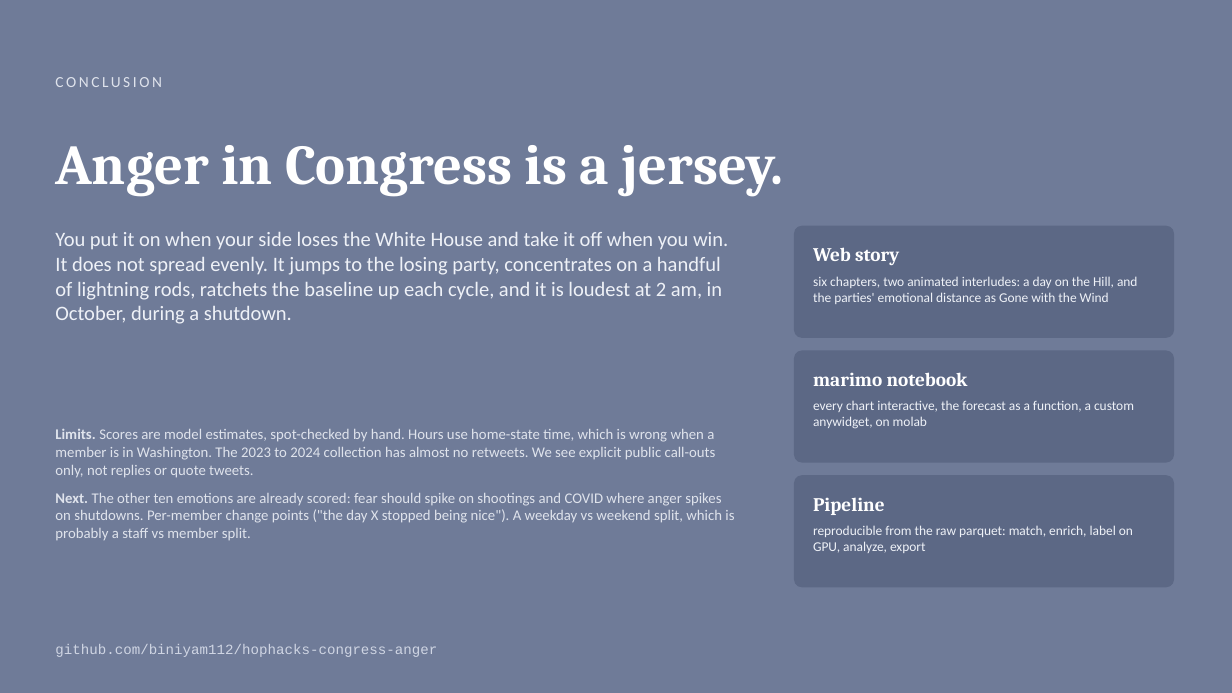
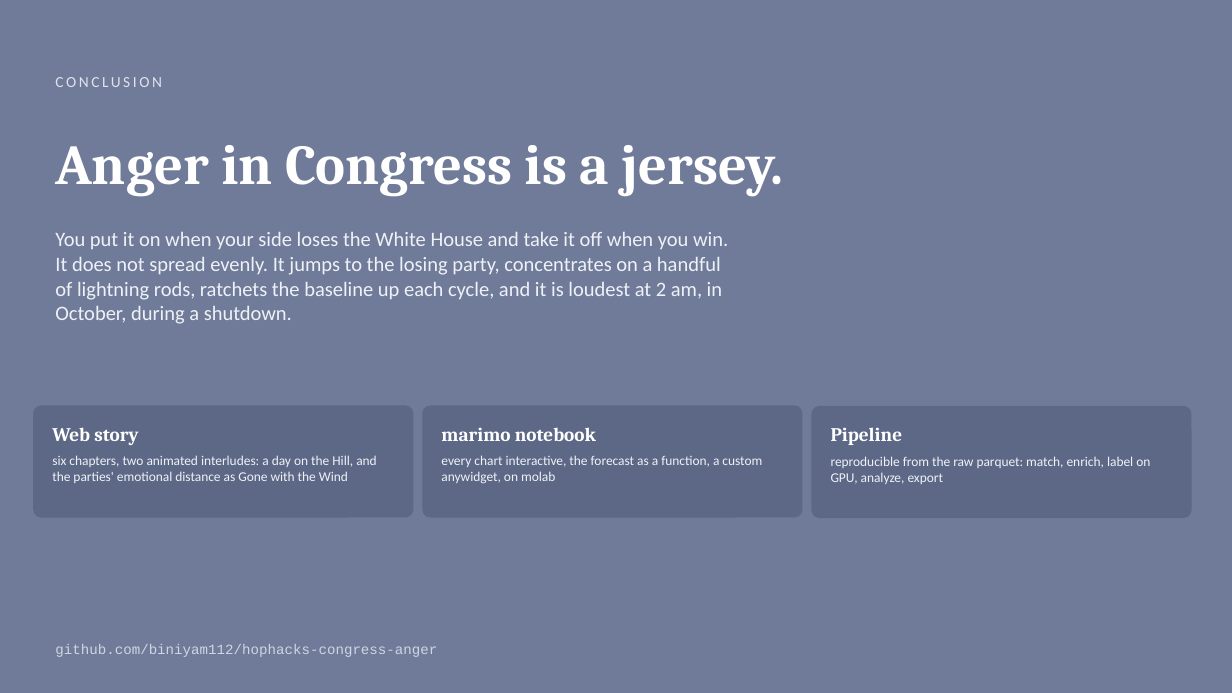
Before and after one commit to biniyam112/hophacks-congress-anger, a slide deck: slide 13 of deck/whats_making_us_angry.pptx. Drawn at 1232x693 pixels with LibreOffice and Linux fonts; fonts in the diff are those of the drawing. Boxes give left, top, right and bottom in pixels: in the first picture for what was removed or moved away, otherwise in the second. Text is boxed around its words. In the diff, an @@ line names an element or a change of style, - is before the commit and + after.

```diff
--- a/deck/whats_making_us_angry.pptx
+++ b/deck/whats_making_us_angry.pptx
@@ 2 texts, 1 rounded rectangle: place and size @@
-2 texts, 1 rounded rectangle at box(795, 226, 1174, 337)
+2 texts, 1 rounded rectangle at box(34, 406, 413, 517)
@@ 2 texts, 1 rounded rectangle: place and size @@
-2 texts, 1 rounded rectangle at box(795, 351, 1174, 462)
+2 texts, 1 rounded rectangle at box(423, 406, 802, 517)
@@ rounded rectangle: place and size @@
-rounded rectangle at box(795, 476, 1174, 587)
+rounded rectangle at box(812, 407, 1191, 518)
@@ text "Pipeline": place and size @@
-text "Pipeline" at box(813, 498, 885, 515)
+text "Pipeline" at box(831, 427, 903, 445)
@@ text removed at box(55, 429, 734, 540) @@
-Limits. Scores are model estimates, spot-checked by hand. Hours use home-state time, which is wrong when a member is in Washington. The 2023 to 2024 collection has almost no retweets. We see explicit public call-outs only, not replies or quote tweets.
-Next. The other ten emotions are already scored: fear should spike on shootings and COVID where anger spikes on shutdowns. Per-member change points ("the day X stopped being nice"). A weekday vs weekend split, which is probably a staff vs member split.
@@ text "reproducible from the raw parquet: ...": place and size @@
-text "reproducible from the raw parquet: ..." at box(813, 525, 1133, 553)
+text "reproducible from the raw parquet: ..." at box(831, 456, 1150, 484)
```
Also in this commit, not shown: 7 other slides changed, 2 other files.
